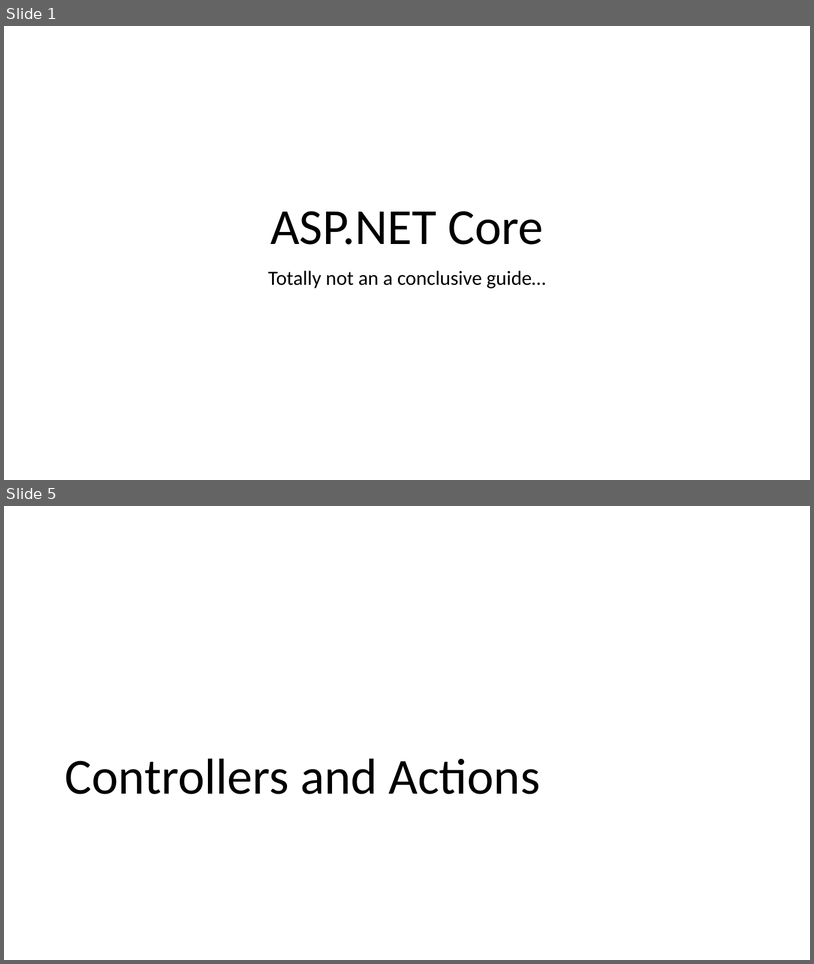
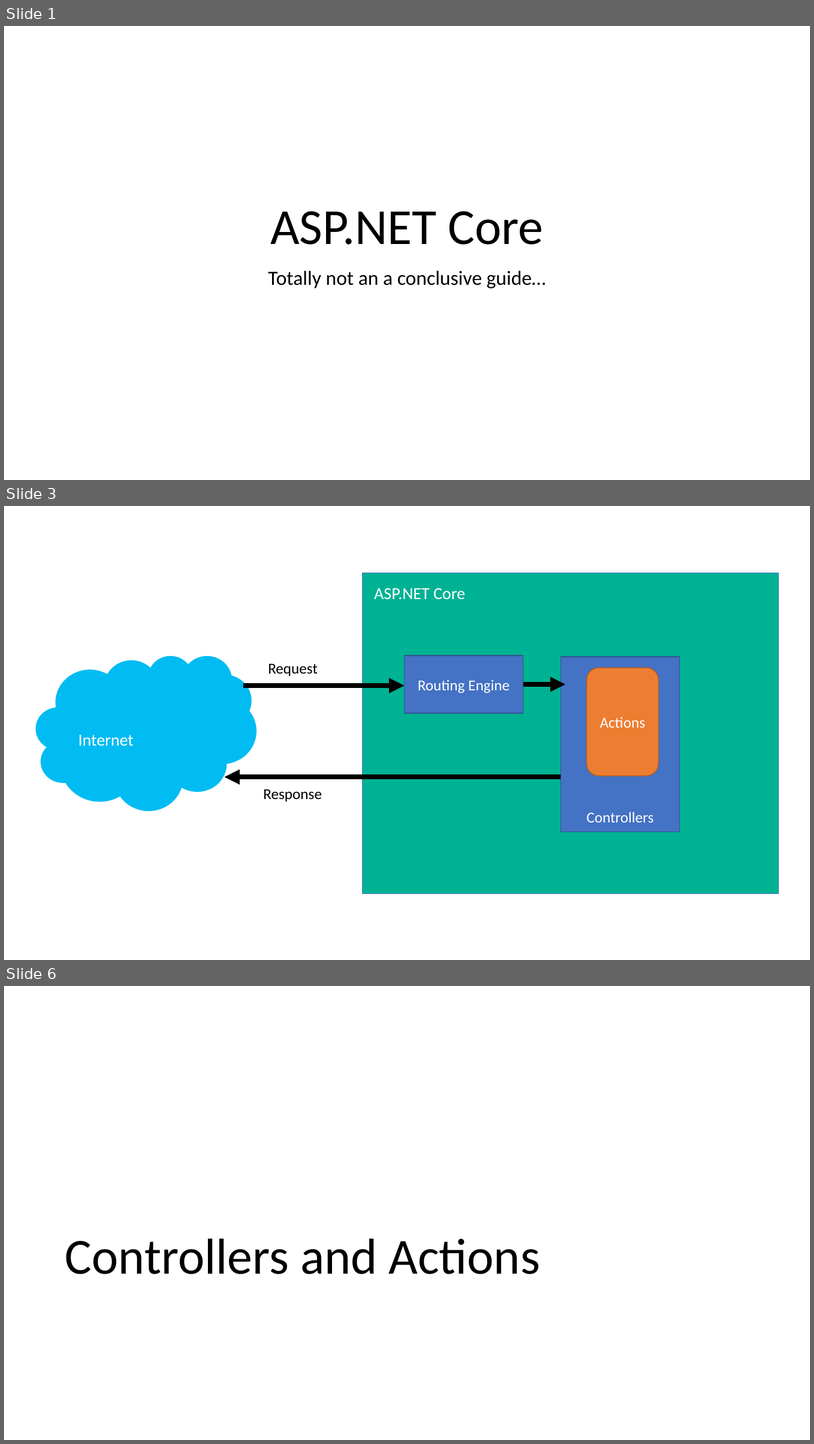
Before and after one commit to 1kevgriff/Workshop-SPA-with-ASPNETCORE-VueJS, a slide deck: Slides/6_ASPNET Core.pptx. Shown one above the other, each under a label of ours: slides 1 and 5 before the commit, slides 1, 3 and 6 after it; the slides between them are not shown. The pictures are 814x964 and 814x1444 pixels, drawn with LibreOffice and Linux fonts; fonts in the diff are those of the drawing. Boxes give left, top, right and bottom in pixels: in the first picture for what was removed or moved away, otherwise in the second. Text is boxed around its words. In the diff, an @@ line names an element or a change of style, - is before the commit and + after.

```diff
--- a/Slides/6_ASPNET Core.pptx
+++ b/Slides/6_ASPNET Core.pptx
@@ slide 3 added at (4, 506, 810, 960), background #FFFFFF @@
@@ rectangle added at (362, 573, 779, 893), fill #00B294, outline #4472C4 0.5 pt, 20 pt, text #FFFFFF @@
+ASP.NET Core
@@ cloud added at (36, 655, 257, 810), fill #00BCF2, 20 pt, text #FFFFFF @@
+Internet
@@ text added at (268, 663, 318, 676), 18 pt, text #000000 @@
+Request
@@ rectangle added at (404, 655, 524, 714), fill #4472C4, outline #325491 1 pt, 18 pt, text #FFFFFF @@
+Routing Engine
@@ rectangle added at (561, 657, 680, 832), fill #4472C4, outline #325491 1 pt, 18 pt, text #FFFFFF @@
+Controllers
@@ rounded rectangle added at (587, 667, 659, 776), fill #ED7D31, outline #AF5C24 1 pt, 18 pt, text #FFFFFF @@
+Actions
@@ arrow added from (243, 685) to (404, 685), #000000 6 pt @@
@@ arrow added from (524, 684) to (566, 684), #000000 6 pt @@
@@ arrow added from (561, 777) to (225, 777), #000000 6 pt @@
@@ text added at (263, 789, 322, 801), 18 pt, text #000000 @@
+Response
@@ what was slide 5 is now slide 6 @@
```
Also in this commit, not shown: 3 slides changed, 1 other slide added, 1 slide removed, 23 other files.
